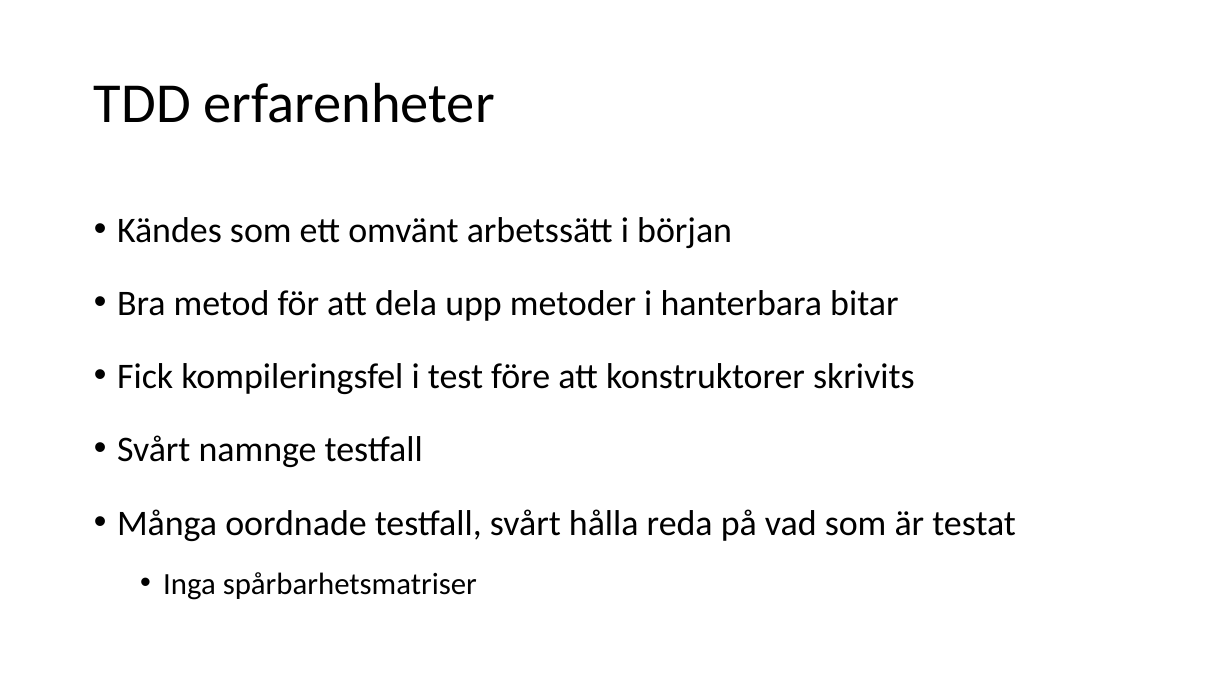
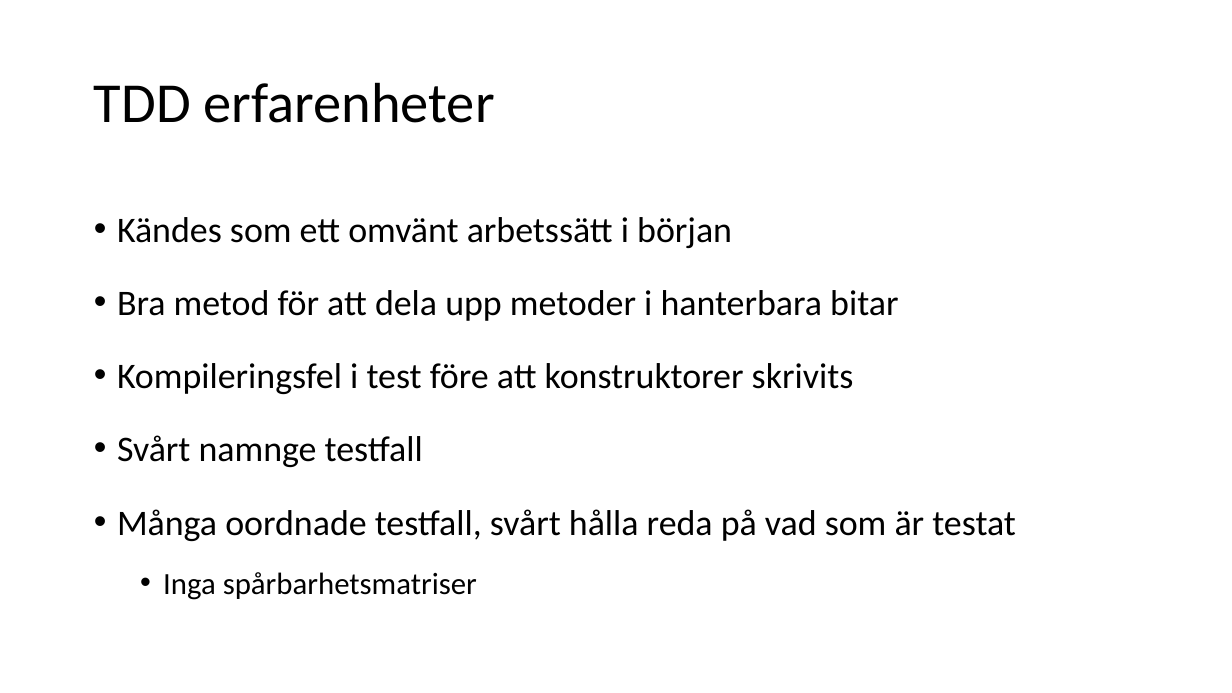
Before and after one commit to hampusidstam/InteGame, a slide deck: slide 16 of docs/Slutredovisning_grp5_v8.pptx. Drawn at 1232x693 pixels with LibreOffice and Linux fonts; fonts in the diff are those of the drawing. Boxes give left, top, right and bottom in pixels: in the first picture for what was removed or moved away, otherwise in the second. Text is boxed around its words. In the diff, an @@ line names an element or a change of style, - is before the commit and + after.

Commit message:
Updated PPT

```diff
--- a/docs/Slutredovisning_grp5_v8.pptx
+++ b/docs/Slutredovisning_grp5_v8.pptx
@@ text at bbox=[117, 363, 854, 394]: text changed @@
-• Fick kompileringsfel i test före att konstruktorer skrivits
+• Kompileringsfel i test före att konstruktorer skrivits
```
Also in this commit, not shown: 8 other slides changed, 1 slide added.
